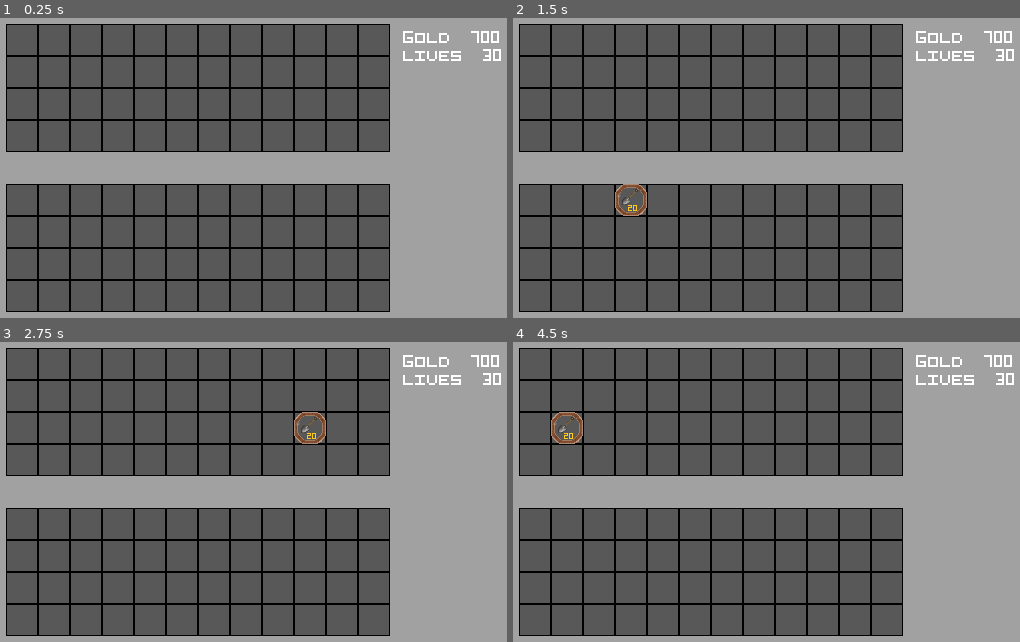
Above: before the commit, frames 1-4 (two rows, left to right).
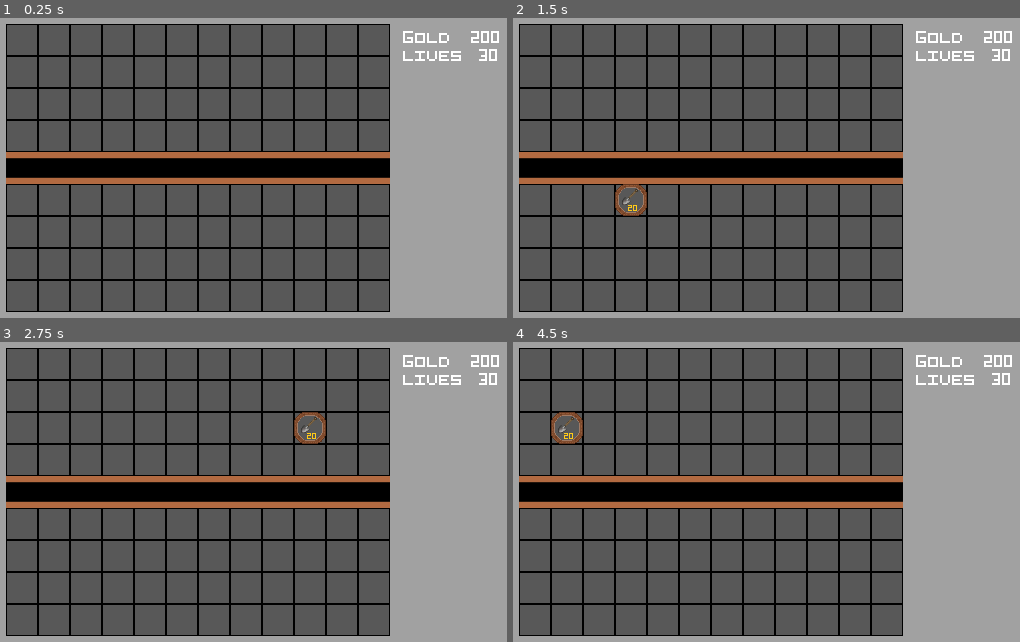
Above: after the commit, the same moments.

Repository: WolFang1038/dragon_defender
Game: Godot game, scene res://scenes/Game.tscn
Two runs of this game, one before a commit and one after it. Both use one fixed random seed, a clock stepped at 60 frames per second and the inputs below.
Inputs (mouse positions are in pixels of both pictures, inside the frame that each line leads up to):
- Up to frame 1 (0.25 s): no input
- Up to frame 2 (1.5 s): tap Enter at 0.5 s; move the mouse to (883, 150) at 0.52 s; click (883, 150) at 0.67 s; tap Space at 1.25 s; move the mouse to (614, 186) at 1.27 s; click (614, 186) at 1.42 s
- Up to frame 3 (2.75 s): tap Enter at 2 s; move the mouse to (294, 414) at 2.02 s; click (294, 414) at 2.17 s
- Up to frame 4 (4.5 s): tap Space at 2.75, 4.25 s; move the mouse to (710, 564) at 2.77 s; click (710, 564) at 2.92 s; tap Enter at 3.5 s; move the mouse to (933, 546) at 3.52 s; click (933, 546) at 3.67 s; move the mouse to (548, 438) at 4.27 s; click (548, 438) at 4.42 s

The runs differ from the first frame. In frame 1, 8.2% of the frame differs, in the area x 1-99%, y 6-56%; in frame 2, 8.3%, in the area x 1-99%, y 6-66%; in frame 3, 8.3%; in frame 4, 8.3%.

Commit message:
Updated TileMap and created tunneling logic

Diff:
--- a/project.godot
+++ b/project.godot
@@ -26,6 +26,10 @@
 window/size/mode=3
 window/stretch/mode="viewport"
 
+[editor]
+
+movie_writer/movie_file="D:/Godot/Projects/dragon-defender/dragon_defender/test_videos/test.avi"
+
 [input]
 
 left_click={
--- a/scenes/Game.tscn
+++ b/scenes/Game.tscn
@@ -4,28 +4,39 @@
 [ext_resource type="Texture2D" uid="uid://q6seo3waihrv" path="res://assets/pngs/background.png" id="1_cpr0p"]
 [ext_resource type="Script" uid="uid://0vdm3koh46dk" path="res://scripts/gold_count.gd" id="2_s0nni"]
 [ext_resource type="FontFile" uid="uid://d3t8ujd256p28" path="res://assets/fonts/pixel_art/pixelart.ttf" id="3_cpr0p"]
-[ext_resource type="Texture2D" uid="uid://bowr2x3dr1a5a" path="res://assets/pngs/walls.png" id="3_kiw3p"]
+[ext_resource type="Texture2D" uid="uid://c4o0jxd8f8avd" path="res://assets/pngs/tunnel_tiles.png" id="3_kiw3p"]
 [ext_resource type="Script" uid="uid://3x8f14e6rcj8" path="res://scripts/lives_count.gd" id="3_s0nni"]
 [ext_resource type="Script" uid="uid://783i2sxqydka" path="res://scripts/tile_map.gd" id="4_400sg"]
 
-[sub_resource type="TileSetAtlasSource" id="TileSetAtlasSource_g4kob"]
+[sub_resource type="TileSetAtlasSource" id="TileSetAtlasSource_400sg"]
 texture = ExtResource("3_kiw3p")
 texture_region_size = Vector2i(32, 32)
-4:0/size_in_atlas = Vector2i(2, 2)
-4:0/0 = 0
-0:2/size_in_atlas = Vector2i(2, 2)
-0:2/0 = 0
-2:2/size_in_atlas = Vector2i(2, 2)
-2:2/0 = 0
 0:0/0 = 0
 1:0/0 = 0
 2:0/0 = 0
+3:0/0 = 0
 0:1/0 = 0
 1:1/0 = 0
+2:1/0 = 0
+3:1/0 = 0
+4:1/0 = 0
+0:2/0 = 0
+1:2/0 = 0
+2:2/0 = 0
+3:2/0 = 0
+4:2/0 = 0
+5:2/0 = 0
+0:3/0 = 0
+4:0/0 = 0
+1:3/0 = 0
+2:3/0 = 0
+3:3/0 = 0
+4:3/0 = 0
+0:4/0 = 0
 
 [sub_resource type="TileSet" id="TileSet_qy1jj"]
 tile_size = Vector2i(32, 32)
-sources/0 = SubResource("TileSetAtlasSource_g4kob")
+sources/0 = SubResource("TileSetAtlasSource_400sg")
 
 [node name="Game" type="Node2D"]
 script = ExtResource("1_aug50")
@@ -42,7 +53,7 @@
 position = Vector2(-224, -144)
 tile_set = SubResource("TileSet_qy1jj")
 format = 2
-layer_0/tile_data = PackedInt32Array(0, 0, 0, 196608, 0, 0,  …(1209 unchanged characters)… 524297, 0, 0, 524298, 0, 0, 524299, 0, 0)
+layer_0/tile_data = PackedInt32Array(0, 0, 0, 196608, 0, 0,  …(1209 unchanged characters)… 524297, 0, 0, 524298, 0, 0, 524299, 0, 0, 262144, 65536, 2, 262145, 65536, 2, 262146, 65536, 2, 262147, 65536, 2, 262148, 65536, 2, 262149, 65536, 2, 262150, 65536, 2, 262151, 65536, 2, 262153, 65536, 2, 262154, 65536, 2, 262155, 65536, 2, 262152, 65536, 2)
 script = ExtResource("4_400sg")
 
 [node name="Text" type="Node" parent="."]
--- a/scripts/game_manager.gd
+++ b/scripts/game_manager.gd
@@ -1,13 +1,22 @@
 extends Node
 
-var gold = 100
+var gold = 200
 var lives = 30
 var gold_count = null
+var lives_count = null
 
 func register_gold_label(label_node):
 	gold_count = label_node
 	_update_gold(0)  # Ensure label updates immediately
 
-func _update_gold(gold_difference):
+func _update_gold(gold_difference: int):
 	gold += gold_difference
 	gold_count.text = "Gold     " + str(gold)
+
+func register_lives_label(label_node):
+	lives_count = label_node
+	_update_lives(0)  # Ensure label updates immediately
+
+func _update_lives(lives_difference: int):
+	lives += lives_difference
+	lives_count.text = "lives    " + str(lives)
--- a/scripts/lives_count.gd
+++ b/scripts/lives_count.gd
@@ -1,4 +1,4 @@
 extends Label
 
 func _ready():
-	text = "lives     "+str(GameManager.lives)
+	GameManager.register_lives_label(self)
--- a/scripts/tile_map.gd
+++ b/scripts/tile_map.gd
@@ -4,8 +4,26 @@
 	"CAVE": Vector2i(0,0),
 	"OBSTRUCT": Vector2i(1,0),
 	"DIG": Vector2i(2,0),
-	"BOOST": Vector2i(0,1),
-	"CLEAR": Vector2i(1,1)
+	"BOOST": Vector2i(3,0),
+	"CLEAR": Vector2i(4,0),
+	"TUNNELS": {
+		"_TUNNEL": Vector2i(0,1),
+		"L_TUNNEL": Vector2i(1,1),
+		"U_TUNNEL": Vector2i(2,1),
+		"R_TUNNEL": Vector2i(3,1),
+		"D_TUNNEL": Vector2i(4,1),
+		"LU_TUNNEL": Vector2i(0,2),
+		"LR_TUNNEL": Vector2i(1,2),
+		"DL_TUNNEL": Vector2i(2,2),
+		"RU_TUNNEL": Vector2i(3,2),
+		"DU_TUNNEL": Vector2i(4,2),
+		"DR_TUNNEL": Vector2i(5,2),
+		"LRU_TUNNEL": Vector2i(0,3),
+		"DLU_TUNNEL": Vector2i(1,3),
+		"DLR_TUNNEL": Vector2i(2,3),
+		"DRU_TUNNEL": Vector2i(3,3),
+		"DLRU_TUNNEL": Vector2i(4,3),
+	}
 }
 
 func clear_tile_at(x: int, y: int):
@@ -15,7 +33,51 @@
 		set_cell(0, tile_pos, 0, tile_ids["DIG"])
 	elif current_coords == tile_ids["DIG"] and GameManager.gold >= 20:
 		GameManager._update_gold(-20)
-		set_cell(0, tile_pos, 0, tile_ids["CLEAR"])
+		var tunnel_type = find_tunnel_type(tile_pos)
+		set_cell(0, tile_pos, 0, tunnel_type)
+
+func find_tunnel_type(tile_pos):
+	var tunnel_type = "_TUNNEL"
+	var prefix_tunnel_type = ""
+	if get_cell_atlas_coords(0, Vector2i(tile_pos.x-1,tile_pos.y)) in tile_ids["TUNNELS"].values():
+		prefix_tunnel_type = sort_directions(prefix_tunnel_type + "L")
+		update_tunnel_type(Vector2i(tile_pos.x-1, tile_pos.y),"R")
+	if get_cell_atlas_coords(0, Vector2i(tile_pos.x,tile_pos.y-1)) in tile_ids["TUNNELS"].values():
+		prefix_tunnel_type = sort_directions(prefix_tunnel_type + "U")
+		update_tunnel_type(Vector2i(tile_pos.x, tile_pos.y-1),"D")
+	if get_cell_atlas_coords(0, Vector2i(tile_pos.x+1,tile_pos.y)) in tile_ids["TUNNELS"].values():
+		prefix_tunnel_type = sort_directions(prefix_tunnel_type + "R")
+		update_tunnel_type(Vector2i(tile_pos.x+1, tile_pos.y),"L")
+	if get_cell_atlas_coords(0, Vector2i(tile_pos.x,tile_pos.y+1)) in tile_ids["TUNNELS"].values():
+		prefix_tunnel_type = sort_directions(prefix_tunnel_type + "D")
+		update_tunnel_type(Vector2i(tile_pos.x, tile_pos.y+1),"U")
+	tunnel_type = prefix_tunnel_type + tunnel_type
+	return tile_ids["TUNNELS"][tunnel_type]
+
+func update_tunnel_type(tile_pos: Vector2i,new_direction: String):
+	var current_atlas = get_cell_atlas_coords(0, tile_pos)
+	var current_key = get_tile_key_from_coords(current_atlas)
+	if current_key == "UNKNOWN":
+		return
+	var directions = current_key.split("_")[0]
+	directions += new_direction
+	directions = sort_directions(directions)
+	var new_key = directions + "_TUNNEL"
+	if tile_ids["TUNNELS"].has(new_key):
+		set_cell(0, tile_pos, 0, tile_ids["TUNNELS"][new_key])
+
+func sort_directions(directions: String):
+	var letters = []
+	for x in directions:
+		letters.append(x)
+	letters.sort()
+	return "".join(letters)
+
+func get_tile_key_from_coords(coords: Vector2i):
+	for key in tile_ids["TUNNELS"]:
+		if tile_ids["TUNNELS"][key] == coords:
+			return key
+	return "UNKNOWN"
 
 
 func _unhandled_input(event):
Binary file added: assets/pngs/tunnel_tiles.png
Not shown, changed: assets/pngs/tunnel_tiles.png.import
Binary file removed: assets/pngs/walls.png
